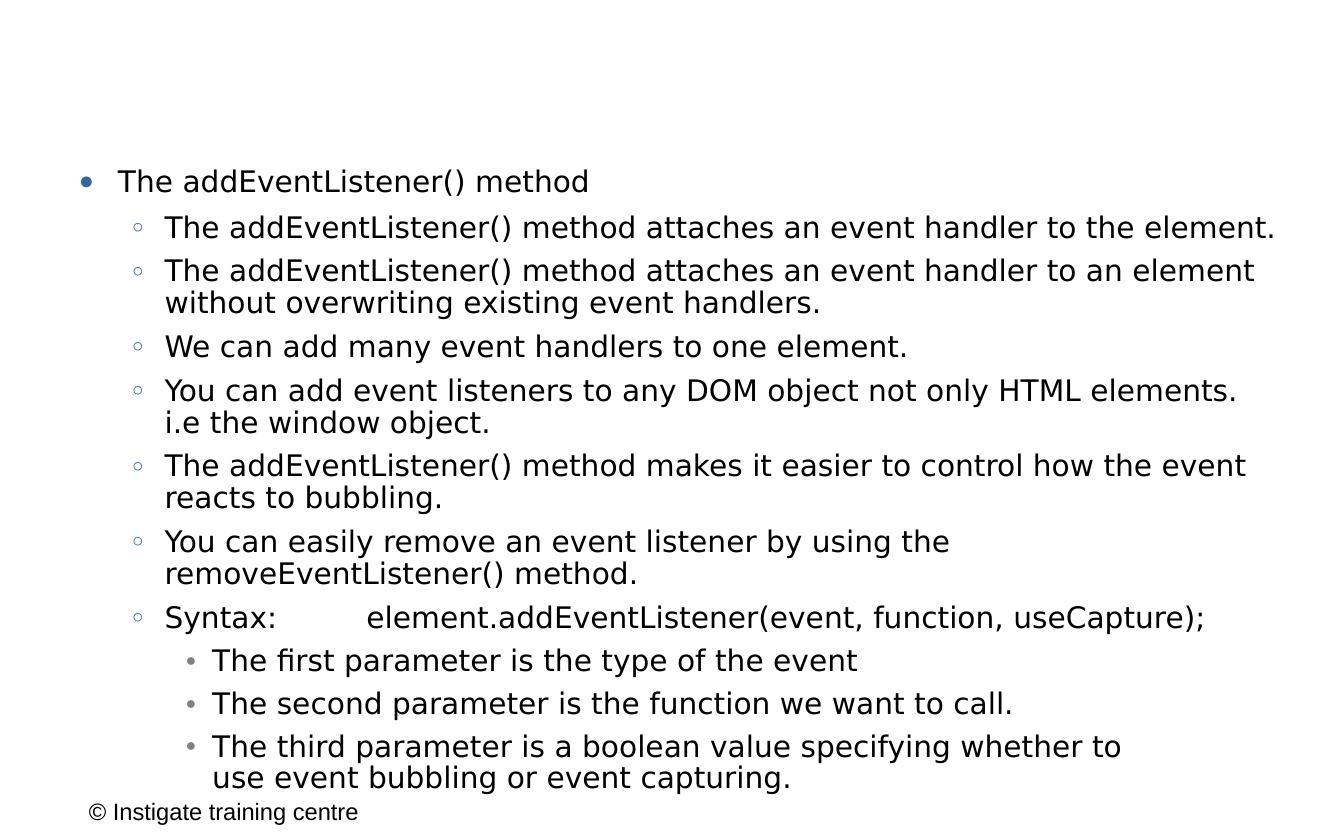
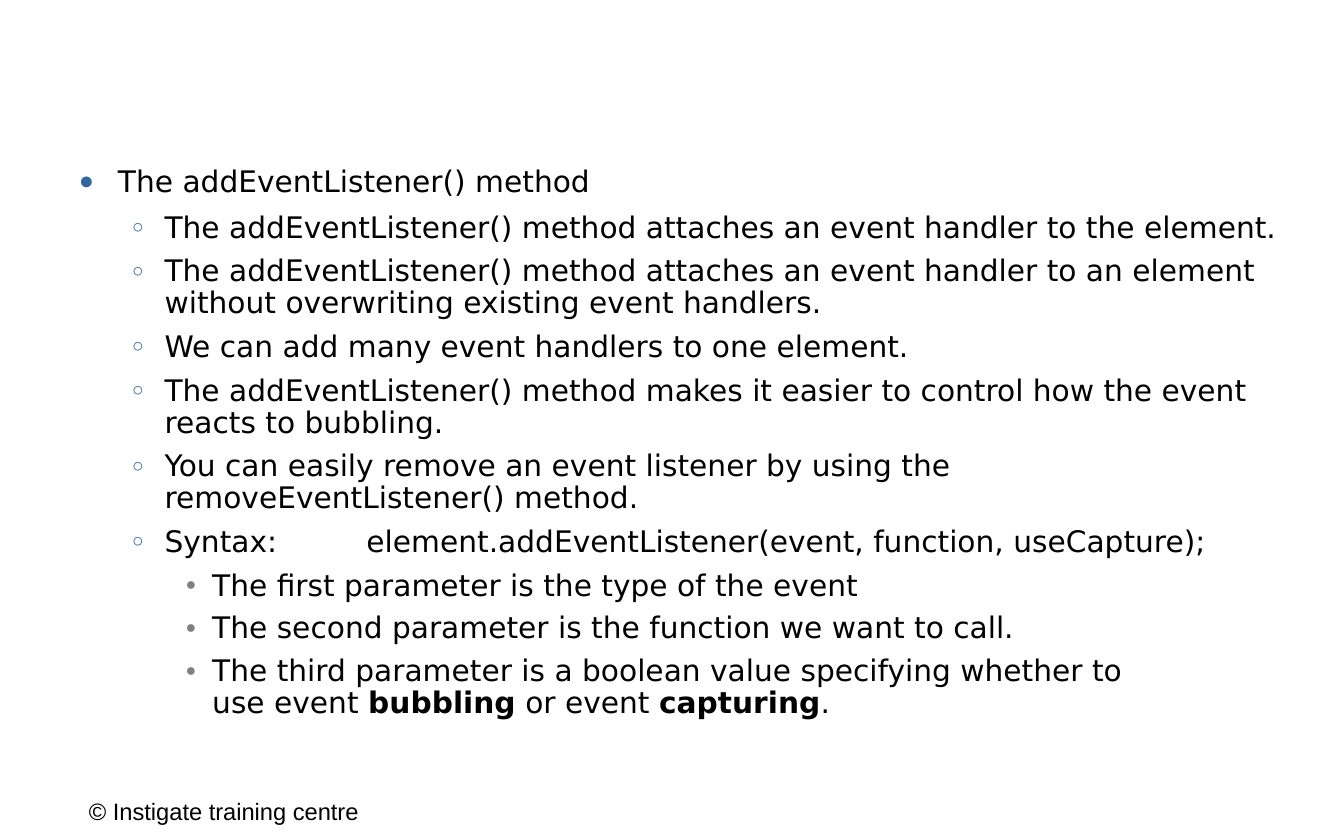
Before and after one commit to ITC-Vanadzor/ITC-7, a slide deck: slide 15 of Presentations/Javascript/5_dom.odp. Drawn at 1344x840 pixels with LibreOffice and Linux fonts; fonts in the diff are those of the drawing; background and template pictures are left out. Boxes give left, top, right and bottom in pixels: in the first picture for what was removed or moved away, otherwise in the second. Text is boxed around its words. In the diff, an @@ line names an element or a change of style, - is before the commit and + after.

```diff
--- a/Presentations/Javascript/5_dom.odp
+++ b/Presentations/Javascript/5_dom.odp
@@ text at (x1=165, y1=378, x2=1237, y2=439): paragraph removed @@
-  ○ You can add event listeners to any DOM object not only HTML elements. i.e the window object.
@@ text at (x1=212, y1=658, x2=1122, y2=719): bold on in "bubbling capturing." @@
```
Also in this commit, not shown: 19 other slides changed, 3 other files.
